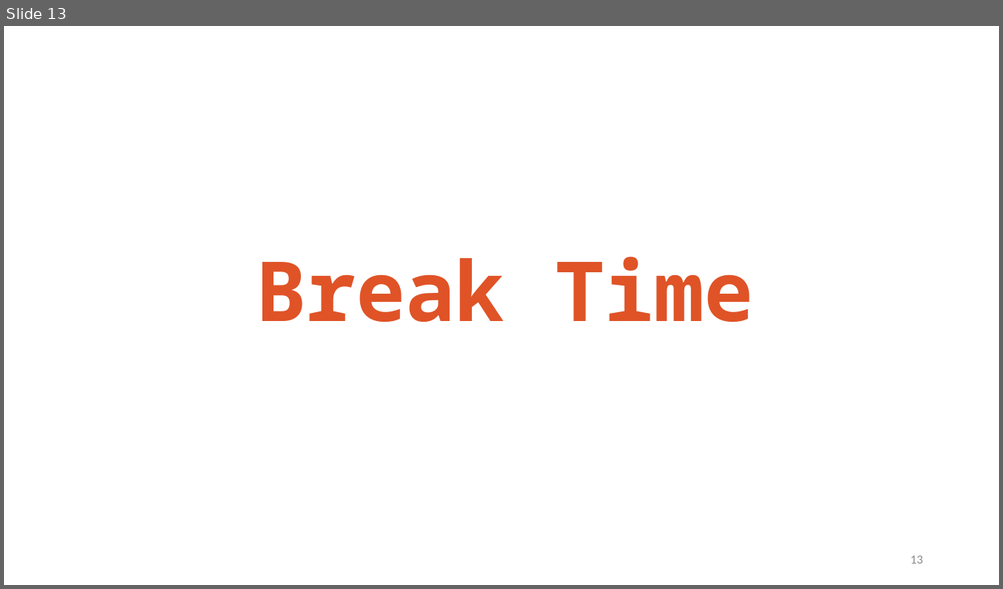
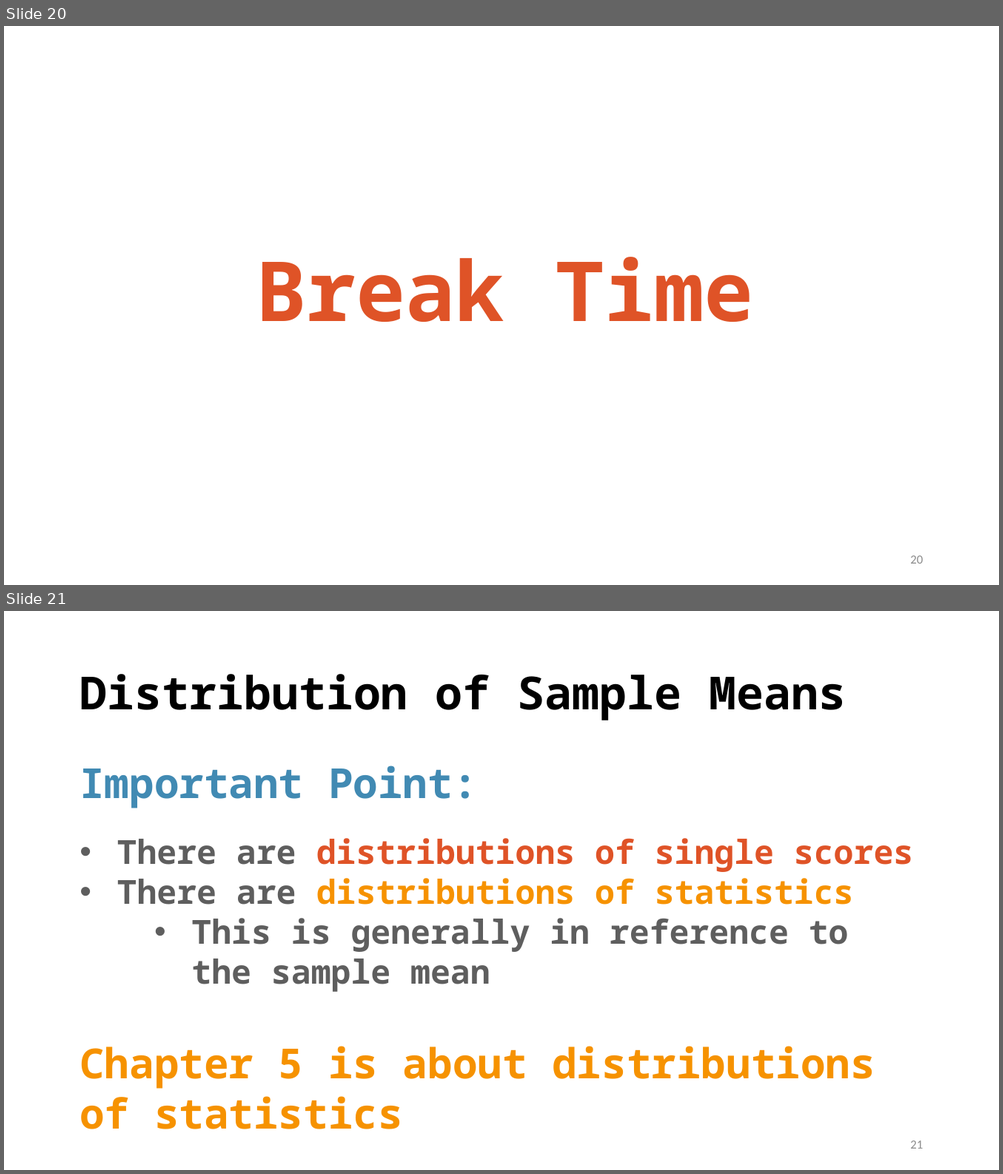
Before and after one commit to TysonStanley/EDU-6050, a slide deck: Slides/04_EDUC_6050_2018.pptx. Shown one above the other, each under a label of ours: slide 13 before the commit, slides 20 and 21 after it. The pictures are 1003x589 and 1003x1174 pixels, drawn with LibreOffice and Linux fonts; fonts in the diff are those of the drawing. Boxes give left, top, right and bottom in pixels: in the first picture for what was removed or moved away, otherwise in the second. Text is boxed around its words. In the diff, an @@ line names an element or a change of style, - is before the commit and + after.

```diff
--- a/Slides/04_EDUC_6050_2018.pptx
+++ b/Slides/04_EDUC_6050_2018.pptx
@@ slide 21 added at box(4, 611, 999, 1170), background #FFFFFF @@
@@ title added at box(79, 674, 845, 721), 44 pt, text #000000, bold @@
+Distribution of Sample Means
@@ text added at box(79, 766, 913, 992), 32 pt, text #5E5E5E, bold @@
+Important Point:
+• There are distributions of single scores
+• There are distributions of statistics
+    • This is generally in reference to the sample mean
@@ text added at box(79, 1046, 875, 1130), 40 pt, text #F69200, bold @@
+Chapter 5 is about distributions of statistics
@@ page number added at box(910, 1141, 922, 1149), 12 pt, text #8C8C8C @@
+21
@@ what was slide 13 is now slide 20 @@
@@ page number at box(910, 556, 922, 564): text changed @@
-13
+20
```
Also in this commit, not shown: 4 slides changed, 19 other slides added, 1 slide removed, 1 other file.
